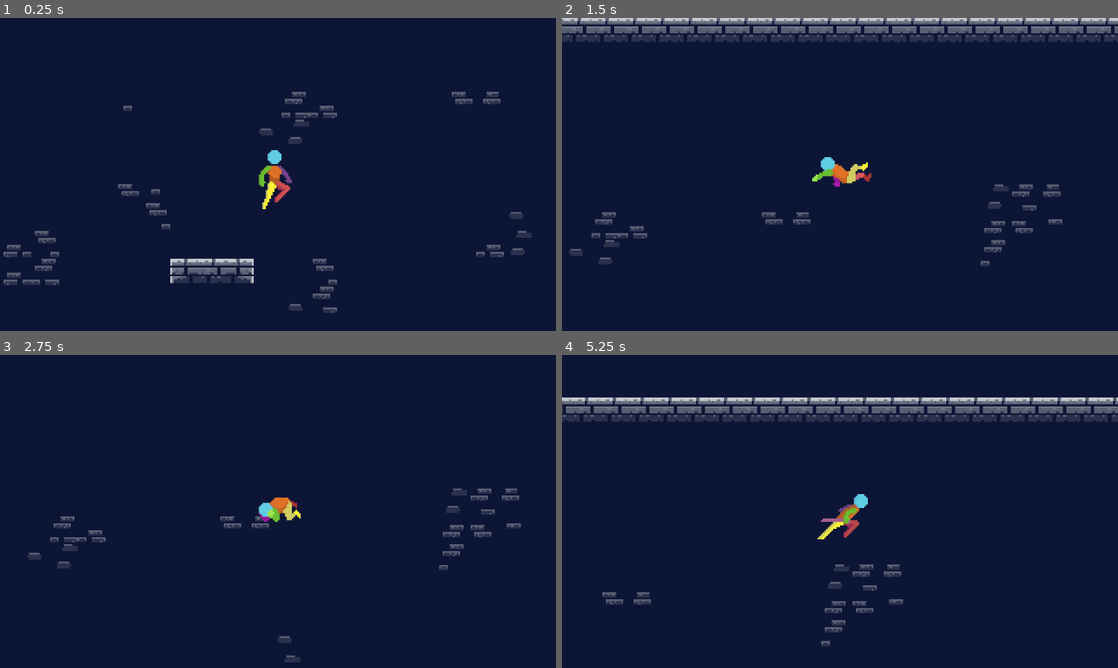
Above: before the commit, frames 1-4 (two rows, left to right).
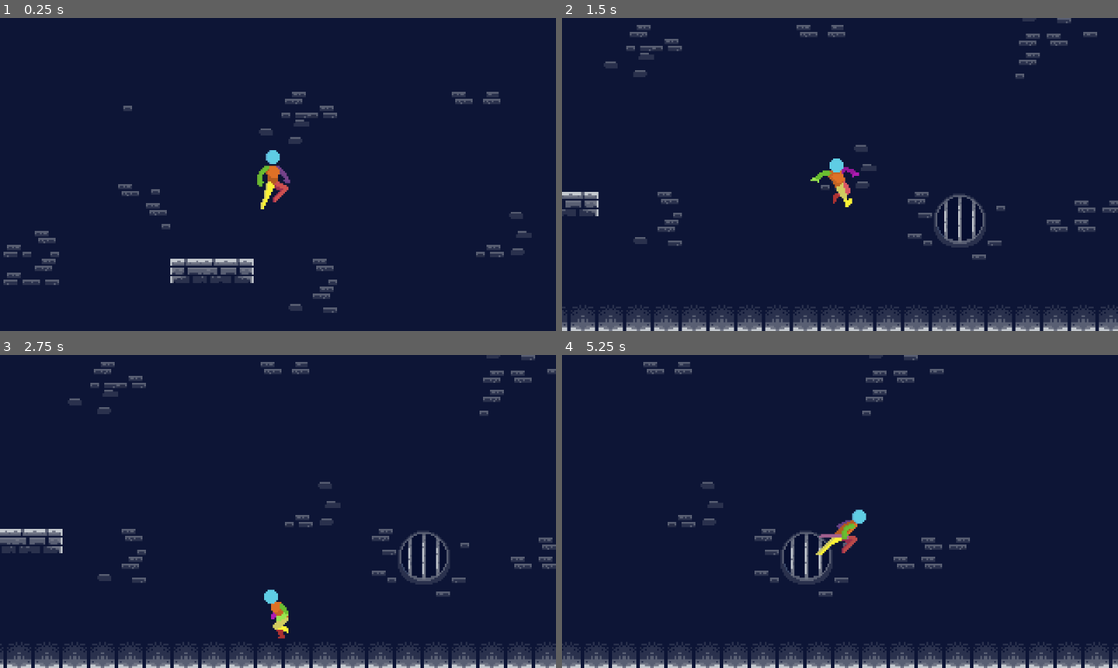
Above: after the commit, the same moments.

Repository: Moortin35/bluetorchproject
Game: Godot game, scene res://src/scenes/main.tscn
Same seed, same stepped clock (60 frames per second), same inputs: the game is played once before the commit and once after it.
Inputs:
- Up to frame 1 (0.25 s): no input
- Up to frame 2 (1.5 s): tap Enter (ui_accept) at 0.5, 0.77, 0.8, 1.07, 1.35 s; hold Right (ui_right) from 0.53 s (still down); tap Shift (dash) at 0.6 s
- Up to frame 3 (2.75 s): tap Enter (ui_accept) at 1.52, 1.82, 2.3 s; tap Shift (dash) at 1.55, 2.1 s; release Right (ui_right) at 2.03 s; hold Left (ui_left) from 2.03 s (still down)
- Up to frame 4 (5.25 s): release Left (ui_left) at 2.78 s; hold Right (ui_right) 2.78-4.28 s; tap Shift (dash) at 2.85, 4.35, 5.1 s; tap Enter (ui_accept) at 3.02, 3.32, 3.6, 3.77, 4.07, 4.52, 4.82 s; hold Left (ui_left) 4.28-5.03 s; hold Right (ui_right) from 5.03 s (still down)

The runs differ from the first frame. In frame 1, 0.3% of the frame differs, in the area x 46-53%, y 42-62%; in frame 2, 16%, in the area x 0-100%, y 0-100%; in frame 3, 11%; in frame 4, 15%.

Commit message:
Cambios minimos de codigo para corregir dash y salto

Diff:
--- a/blue-torch-project/src/scenes/entities/player.tscn
+++ b/blue-torch-project/src/scenes/entities/player.tscn
@@ -382,23 +382,20 @@
 "speed": 5.0
 }]
 
-[sub_resource type="RectangleShape2D" id="RectangleShape2D_6jmbg"]
-size = Vector2(11, 28.5)
+[sub_resource type="CapsuleShape2D" id="CapsuleShape2D_7ucdj"]
+radius = 5.0
 
 [node name="Player" type="CharacterBody2D"]
 script = ExtResource("1_rds41")
 
 [node name="AnimatedSprite2D" type="AnimatedSprite2D" parent="."]
-position = Vector2(1, 0)
 sprite_frames = SubResource("SpriteFrames_2q6vc")
-animation = &"doble_jump"
+animation = &"dash"
 autoplay = "idle"
-frame = 6
-frame_progress = 1.0
 
 [node name="CollisionShape2D" type="CollisionShape2D" parent="."]
-position = Vector2(0, 1.75)
-shape = SubResource("RectangleShape2D_6jmbg")
+position = Vector2(1, 2)
+shape = SubResource("CapsuleShape2D_7ucdj")
 
 [node name="Camera2D" type="Camera2D" parent="."]
 zoom = Vector2(4, 4)
--- a/blue-torch-project/src/scenes/levels/level_test.tscn
+++ b/blue-torch-project/src/scenes/levels/level_test.tscn
@@ -229,7 +229,7 @@
 6:1/0 = 0
 6:1/0/physics_layer_0/polygon_0/points = PackedVector2Array(-8, -8, 0.539576, -0.179857, 8, 8, -8, 8)
 5:1/0 = 0
-5:1/0/physics_layer_0/polygon_0/points = PackedVector2Array(0, 0, 8, -8, 8, 8, -8, 8)
+5:1/0/physics_layer_0/polygon_0/points = PackedVector2Array(0, -0.0899296, 8, -8, 8, 8, -8, 8)
 5:5/0 = 0
 5:5/0/physics_layer_0/polygon_0/points = PackedVector2Array(-8, -8, 8, -8, 8, 8, -0.179859, -0.179857)
 6:5/0 = 0
--- a/blue-torch-project/src/scripts/entities/player.gd
+++ b/blue-torch-project/src/scripts/entities/player.gd
@@ -4,8 +4,11 @@
 
 const SPEED = 100
 const JUMP_VELOCITY = -300.0
+#representa la fuerza del salto, es en negativo porque en Godot,
+										# el "eje Y" hacia arriba es negativo
 const DASH_SPEED = 200
-const DASH_DURATION = 0.5
+const DASH_DURATION = 0.3
+
 
 var is_dashing := false
 var dash_timer := 0.0
@@ -13,12 +16,15 @@
 
 @onready var animated_sprite_2d: AnimatedSprite2D = $AnimatedSprite2D
 
+#al iniciar realiza la animación de idle
 func _ready() -> void:
 	play_anim("idle")
 
 
+#verifica en todo momento, trabaja la logica de fisica por frame
 func _physics_process(delta: float) -> void:
 	var on_floor := is_on_floor()
+	#en este caso obtiene la direccion de entrada (vale -1 izq, 1 der, 0 ninguna)
 	var direction := Input.get_axis("ui_left", "ui_right")
 
 	if Input.is_action_just_pressed("dash") and not is_dashing:
@@ -33,7 +39,7 @@
 	if not is_on_floor() and not is_dashing:
 		velocity += get_gravity() * delta
 
-	if Input.is_action_just_pressed("ui_accept"):
+	if Input.is_action_just_pressed("ui_accept") and !is_dashing :
 		if on_floor:
 			velocity.y = JUMP_VELOCITY
 			can_double_jump = true
